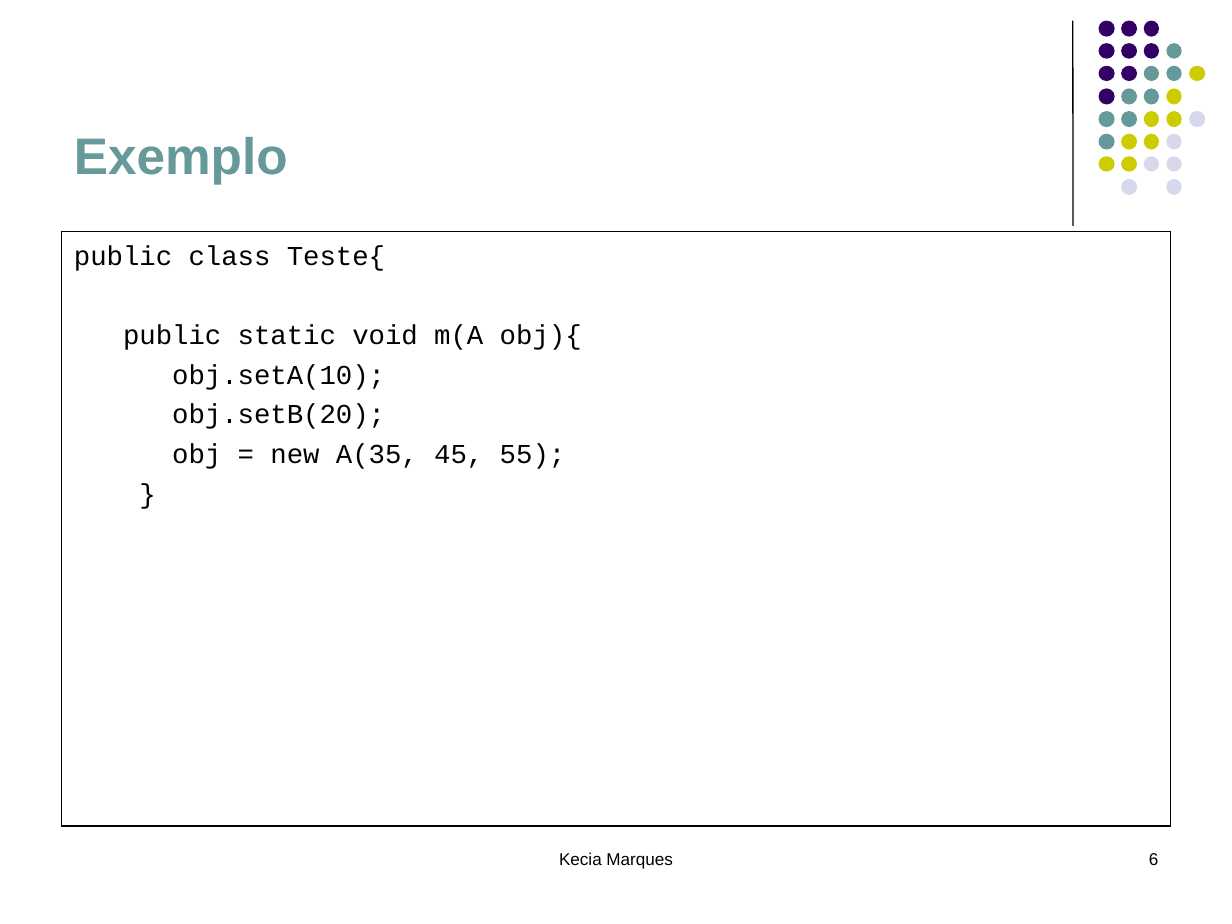
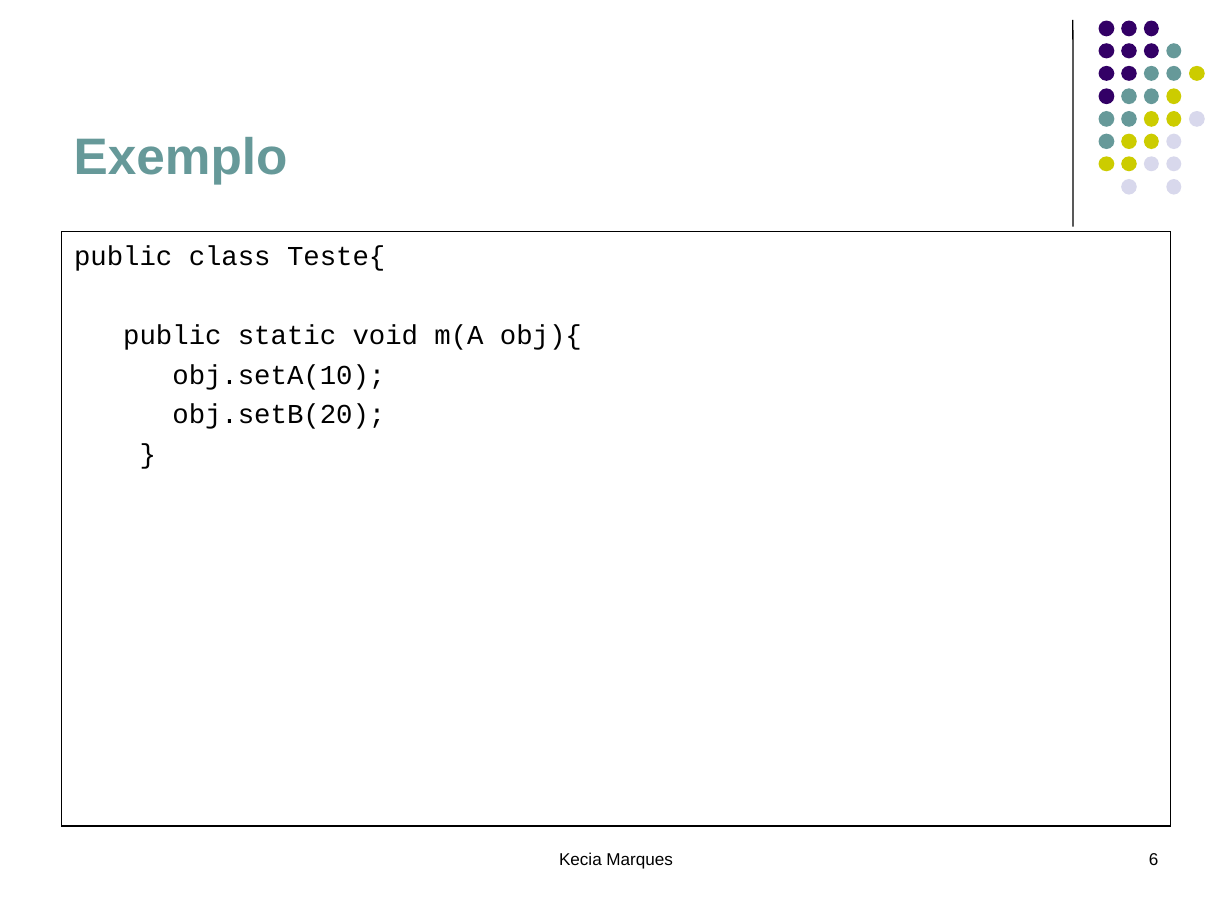
Before and after one commit to eduardocunha11/firstblog, a slide deck: slide 6 of aulas/poo/5.Associação entre Objetos.ppt. Drawn at 1232x924 pixels with LibreOffice and Linux fonts; fonts in the diff are those of the drawing. Boxes give left, top, right and bottom in pixels: in the first picture for what was removed or moved away, otherwise in the second. Text is boxed around its words. In the diff, an @@ line names an element or a change of style, - is before the commit and + after.

```diff
--- a/aulas/poo/5.Associação entre Objetos.ppt
+++ b/aulas/poo/5.Associação entre Objetos.ppt
@@ rectangle "public class Teste{" at [62,232,1170,825]: indent changed; text to rectangle @@
@@ text in rectangle at [172,444,566,469]: paragraph removed @@
-obj = new A(35, 45, 55);
```
Also in this commit, not shown: 23 other slides changed, 5 other files.
